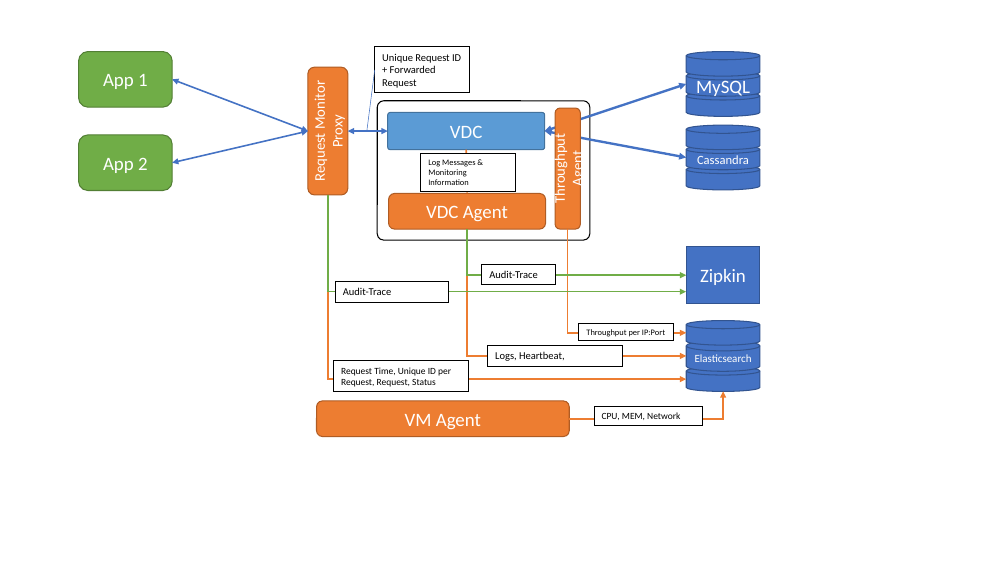
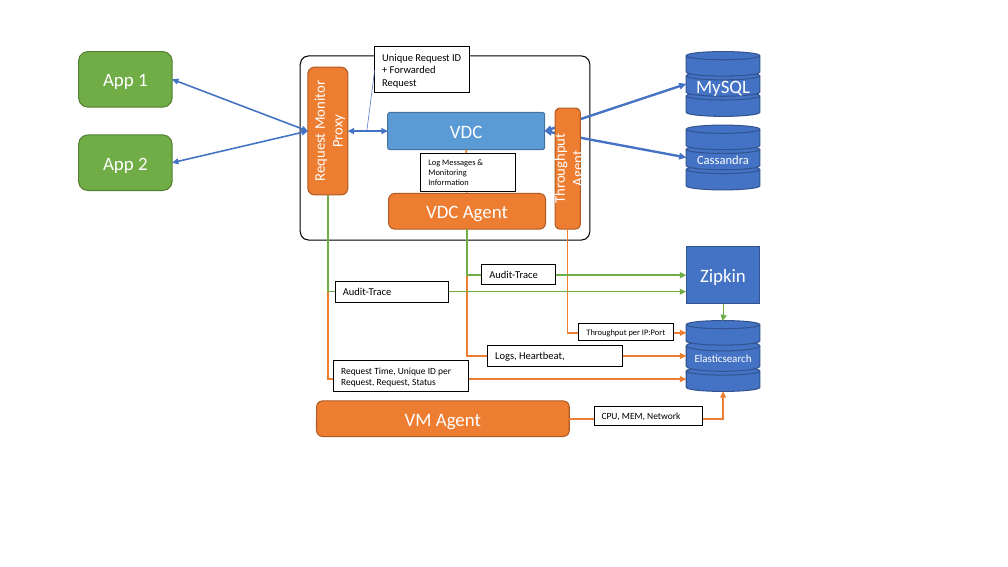
Before and after one commit to DITAS-Project/tub-dummy-example, a slide deck: slide 2 of Architecture.pptx. Drawn at 1008x567 pixels with LibreOffice and Linux fonts; fonts in the diff are those of the drawing. Boxes give left, top, right and bottom in pixels: in the first picture for what was removed or moved away, otherwise in the second. Text is boxed around its words. In the diff, an @@ line names an element or a change of style, - is before the commit and + after.

```diff
--- a/Architecture.pptx
+++ b/Architecture.pptx
@@ rounded rectangle: place and size @@
-rounded rectangle at box(377, 101, 590, 240)
+rounded rectangle at box(300, 56, 590, 240)
@@ elbow arrow added from (724, 305) to (723, 321), #70AD47 1.5 pt @@
```
Also in this commit, not shown: 4 other files.
